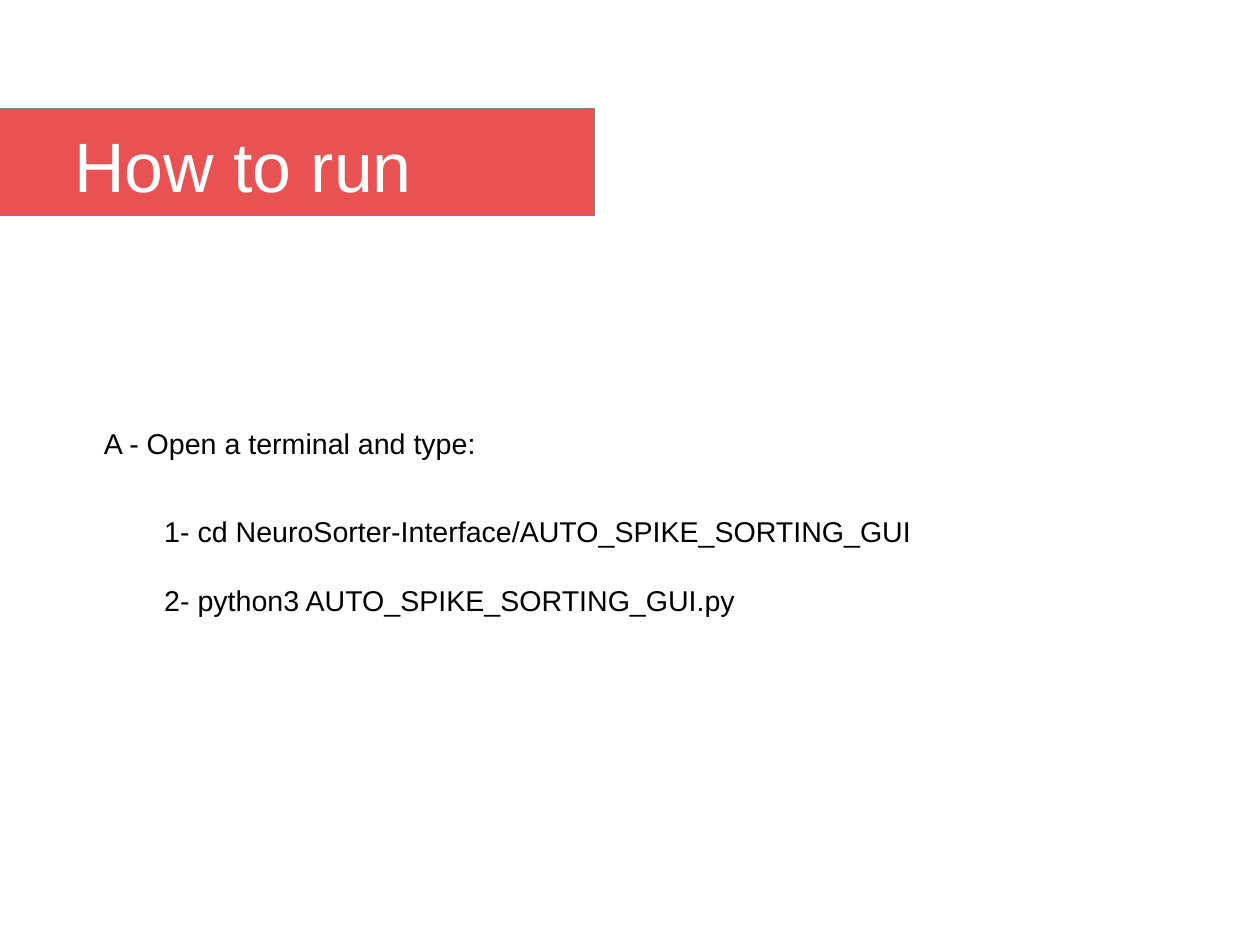
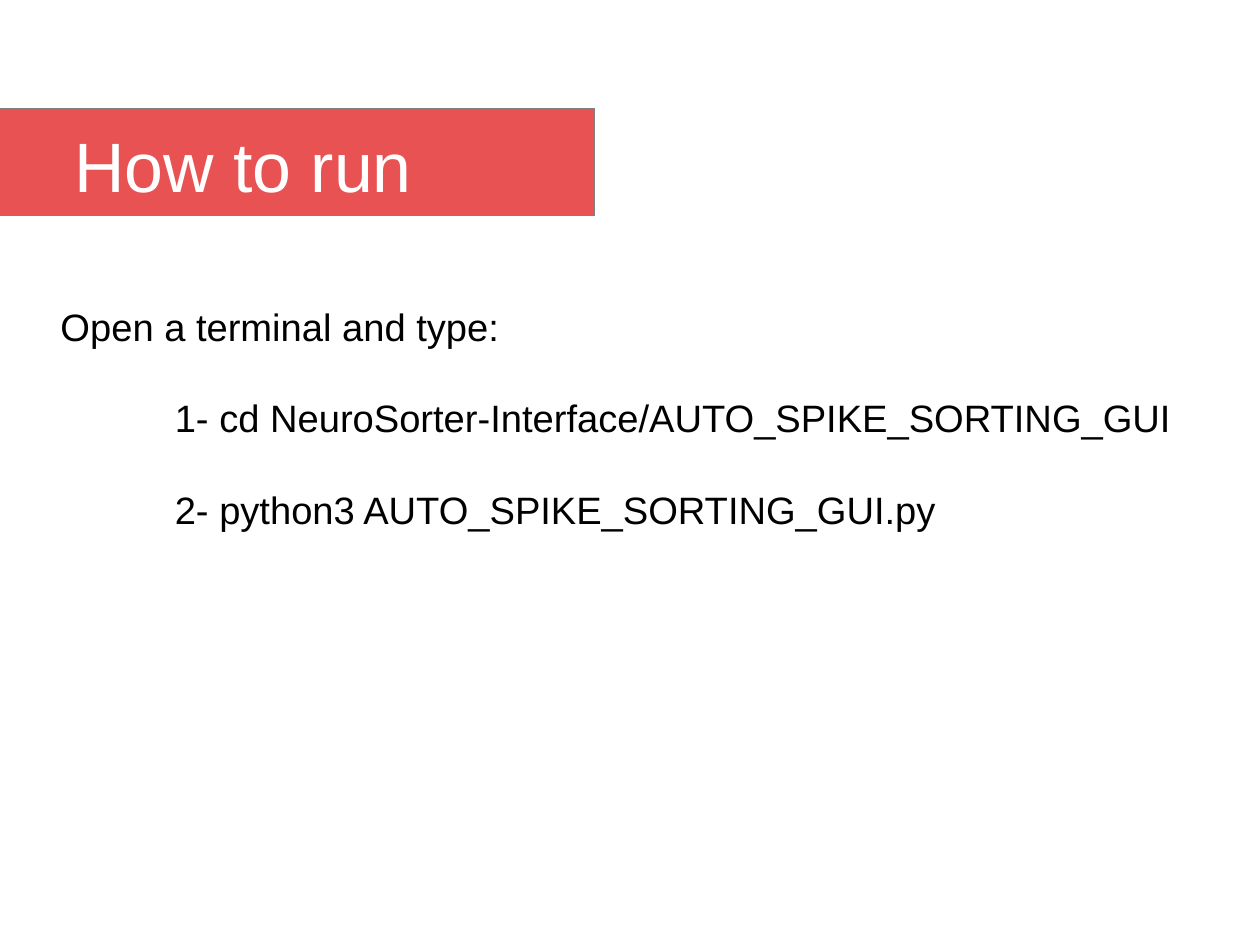
Before and after one commit to mikelval82/NeuroSorter, a slide deck: slide 3 of powerpoint.odp. Drawn at 1260x946 pixels with LibreOffice and Linux fonts; fonts in the diff are those of the drawing; background and template pictures are left out. Boxes give left, top, right and bottom in pixels: in the first picture for what was removed or moved away, otherwise in the second. Text is boxed around its words. In the diff, an @@ line names an element or a change of style, - is before the commit and + after.

```diff
--- a/powerpoint.odp
+++ b/powerpoint.odp
@@ text "Open a terminal and type:": place and size @@
-text "Open a terminal and type:" at (164, 521, 911, 617)
+text "Open a terminal and type:" at (60, 313, 1170, 532)
@@ text at (60, 313, 499, 349): paragraph added @@
+Open a terminal and type:
@@ text at (175, 404, 1170, 532): size 18 to 24 pt in "1- cd NeuroSorter-Interface/AUTO_SPIKE_SORTING_GUI", "2- python3 AUTO_SPIKE_SORTING_GUI.py" @@
@@ text removed at (104, 433, 476, 460) @@
-A - Open a terminal and type:
```
Also in this commit, not shown: 3 other slides changed, 1 slide added, 15 other files.
